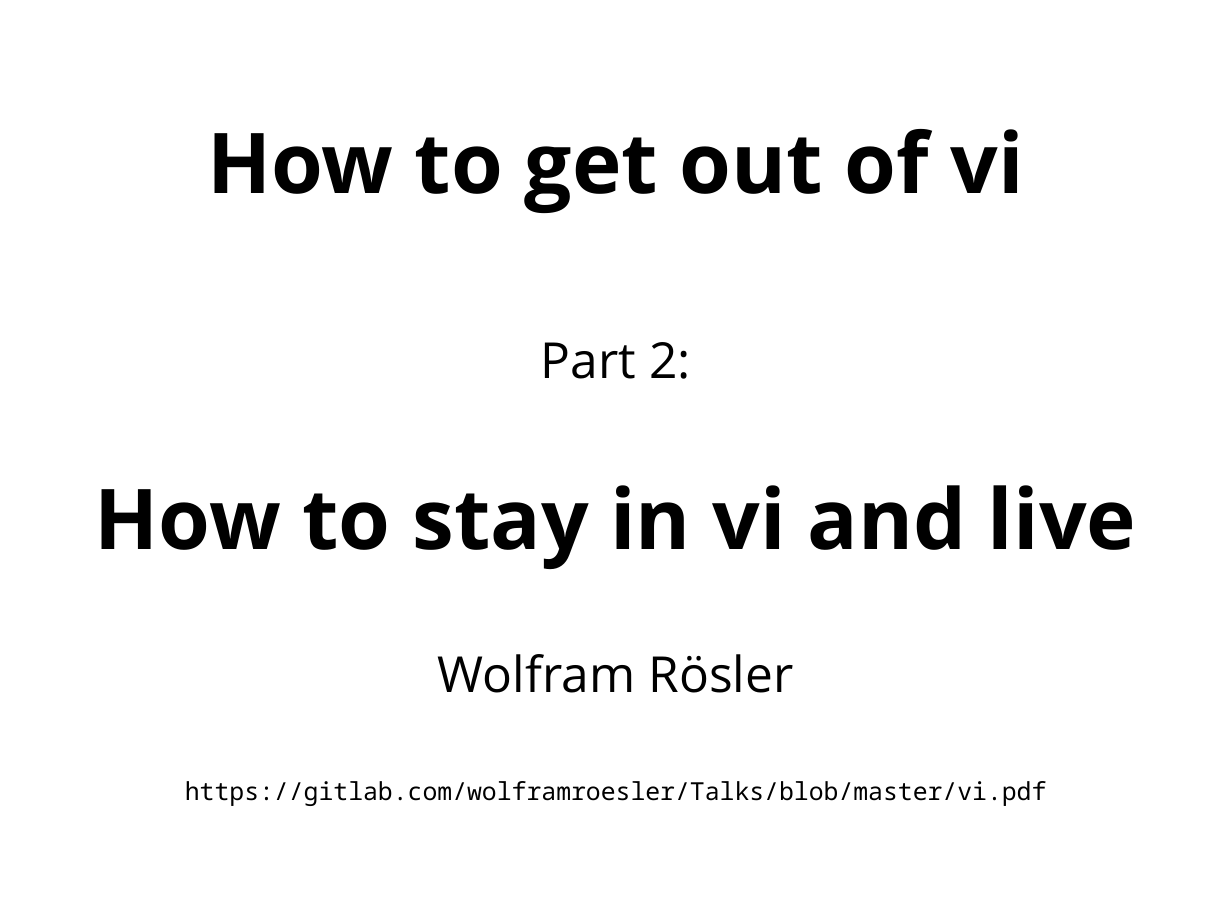
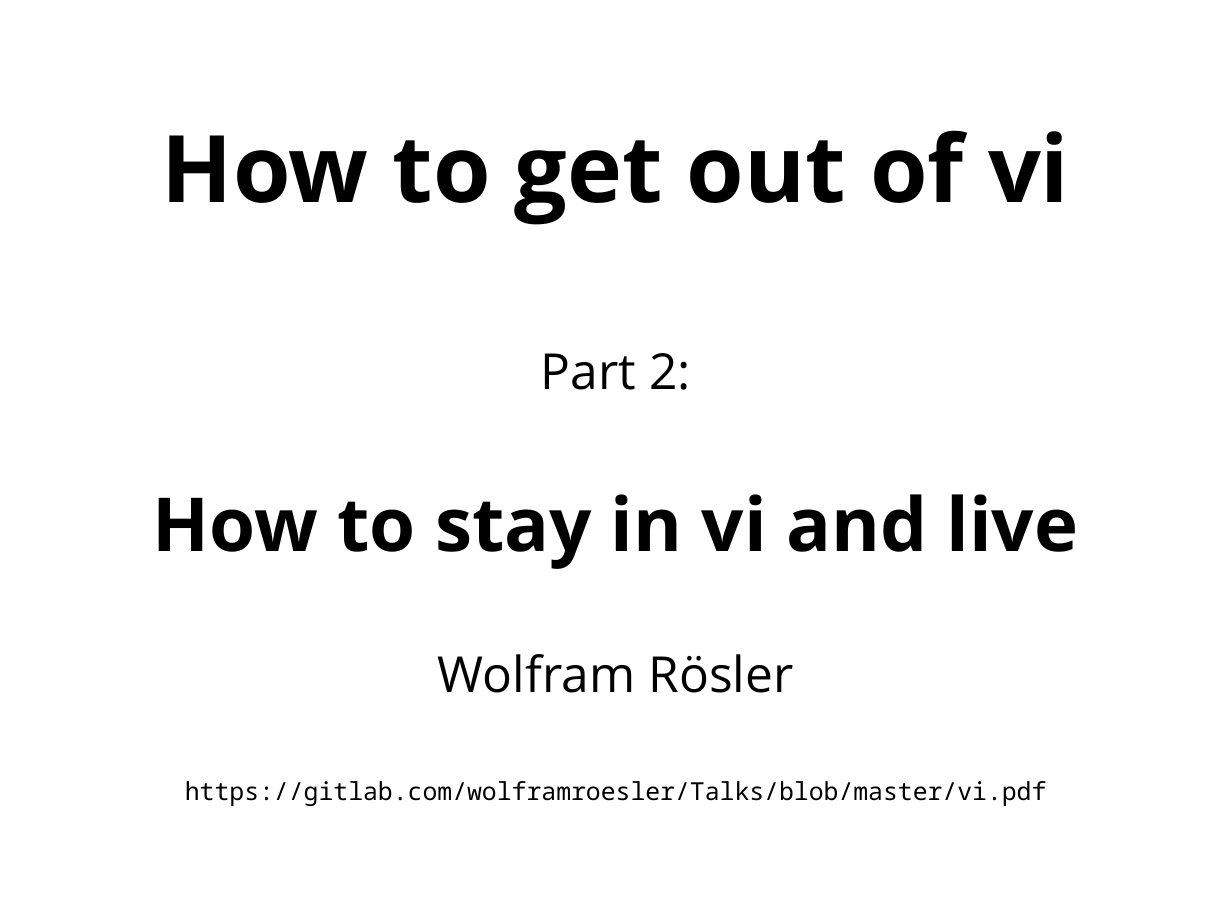
Before and after one commit to wolframroesler/Talks, a slide deck: slide 1 of vi.odp. Drawn at 1232x924 pixels with LibreOffice and Linux fonts; fonts in the diff are those of the drawing. Boxes give left, top, right and bottom in pixels: in the first picture for what was removed or moved away, otherwise in the second. Text is boxed around its words. In the diff, an @@ line names an element or a change of style, - is before the commit and + after.

```diff
--- a/vi.odp
+++ b/vi.odp
@@ subtitle at bbox=[153, 130, 1079, 569]: size 54 to 60 pt in "How to get out of vi"; size 54 to 48 pt in "How to stay in vi and live" @@
```
Also in this commit, not shown: 2 other slides changed, 8 slides added.
